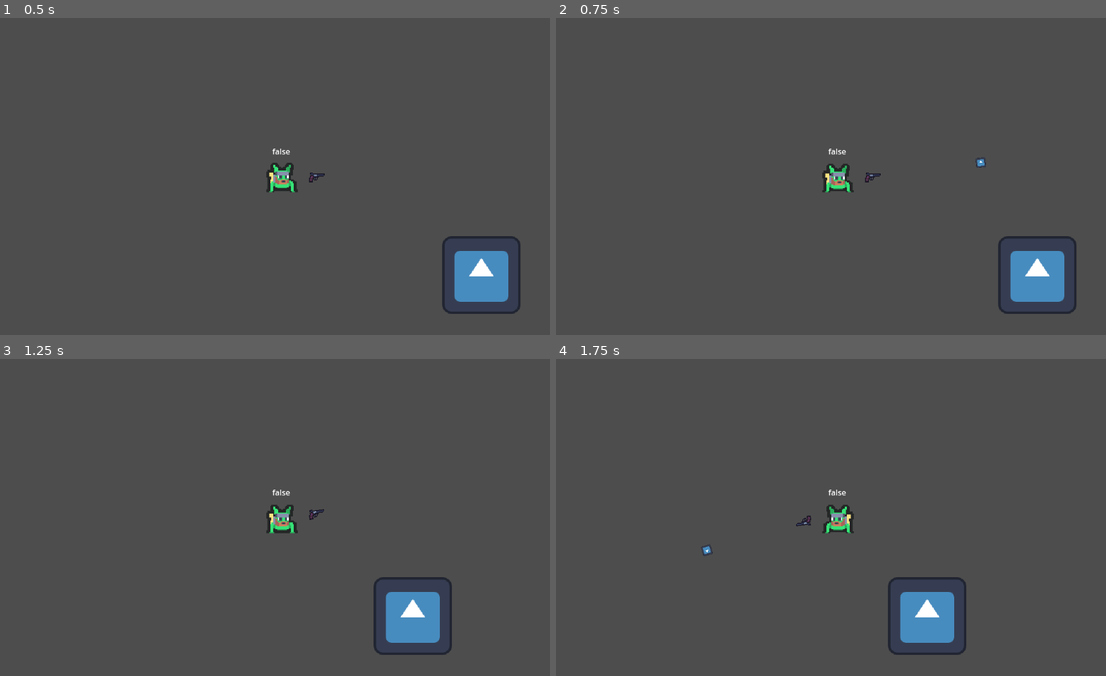
Above: before the commit, frames 1-4 (two rows, left to right).
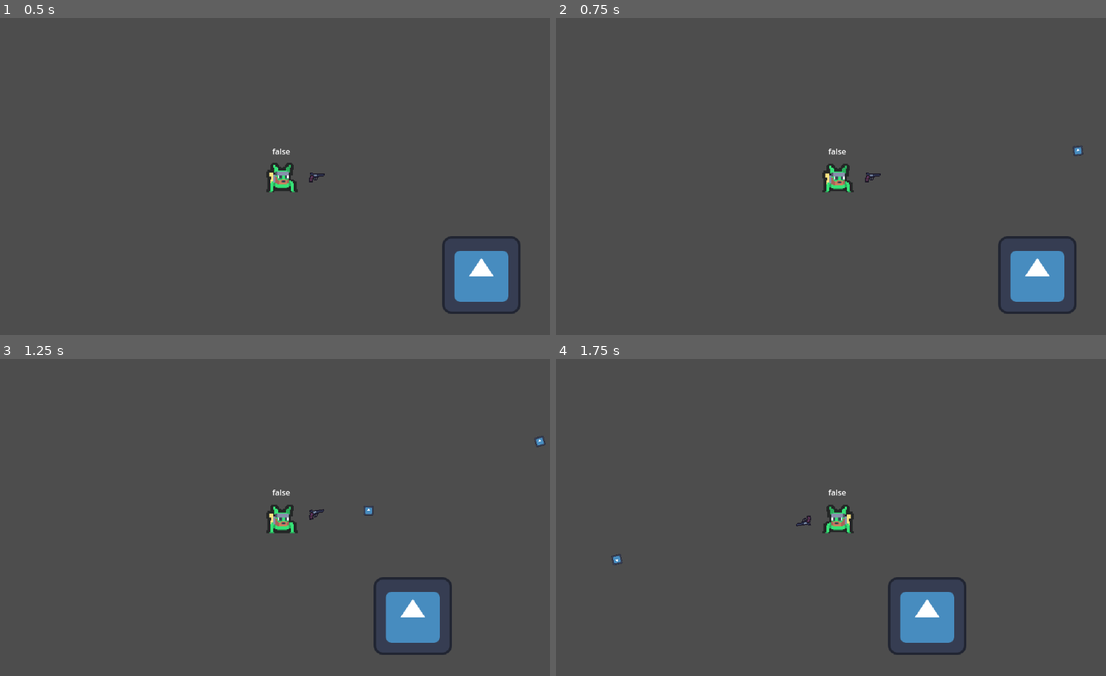
Above: after the commit, the same moments.

Repository: naixsu/CROCPNG
Game: Godot game, scene res://Scenes/Testing/TestBulletHell.tscn
The game is run twice, just before and just after one commit, with the same random seed, the same clock (stepped at 60 frames per second) and the same inputs. This scene is started directly instead of the project's main scene. The engine's default icon, where the game draws it, is replaced by a stand-in: a white triangle on a blue panel in a dark square.
Inputs (mouse positions are in pixels of both pictures, inside the frame that each line leads up to):
- Up to frame 1 (0.5 s): no input
- Up to frame 2 (0.75 s): tap Enter (ui_accept) at 0.5 s; move the mouse to (963, 160) at 0.52 s; press the mouse at (963, 160) at 0.53 s; hold D (Right) from 0.53 s (still down)
- Up to frame 3 (1.25 s): keep holding D (Right); tap Enter (ui_accept) at 0.77 s; right-click (407, 501) at 0.8 s
- Up to frame 4 (1.75 s): keep holding D (Right); move the mouse to (726, 533) at 1.27 s; release the mouse at (726, 533) at 1.28 s; right-click (726, 533) at 1.35 s; tap Enter (ui_accept) at 1.52 s; click (726, 533) at 1.55 s

Frame 1 is identical in both runs. In frame 2, less than 0.1% of the frame differs, in the area x 76-96%, y 40-48%; in frame 3, less than 0.1%, in the area x 66-100%, y 24-50%; in frame 4, less than 0.1%.
Error before the commit: Attempt to call function 'connect' in base 'null instance' on a null instance. (res://Scripts/Player/Player.gd:57)
Error after the commit: Attempt to call function 'connect' in base 'null instance' on a null instance. (res://Scripts/Player/Player.gd:58)

Commit message:
finished gun changing, added autofire, changeable bullet speed and damage

Diff:
--- a/Scenes/Player/Player.tscn
+++ b/Scenes/Player/Player.tscn
@@ -169,6 +169,10 @@
 properties/7/spawn = true
 properties/7/sync = true
 properties/7/watch = false
+properties/8/path = NodePath(".:weapon_held_down")
+properties/8/spawn = true
+properties/8/sync = true
+properties/8/watch = false
 
 [node name="Player" type="CharacterBody2D" groups=["Player"]]
 collision_mask = 4
--- a/Scenes/Player/WeaponData.json
+++ b/Scenes/Player/WeaponData.json
@@ -2,11 +2,11 @@
 	{
 		"name": "Pistol",
 		"texture": "res://Assets/Weapons/pistol_equipped.png",
-		"damage": 10,
+		"damage": 1000,
 		"wait_time": 0.2,
 		"multishot": 1,
 		"deviation_angle": 8,
-		"bullet_speed": 1000,
+		"bullet_speed": 2000,
 	},
 	{
 		"name": "Rifle",
--- a/Scripts/Enemies/EnemyA/EnemyA.gd
+++ b/Scripts/Enemies/EnemyA/EnemyA.gd
@@ -27,8 +27,8 @@
 func _on_animated_sprite_2d_animation_finished():
 	queue_free()
 
-func handle_hit():
-	health -= 20
+func handle_hit(dmg):
+	health -= dmg
 	print("Enemy hit", health)
 
 func handle_death():
--- a/Scripts/Player/Player.gd
+++ b/Scripts/Player/Player.gd
@@ -39,6 +39,7 @@
 var weapons: Array = []
 var weaponsData: Array = []
 @export var currentWeaponIndex = 0
+@export var weapon_held_down = false
 var currentWeapon
 
 # multiplayer syncing
@@ -116,7 +117,10 @@
 	# using signals to fire off from Weapon -> Player -> BulletManager
 	if multiplayerSynchronizer.get_multiplayer_authority() == multiplayer.get_unique_id():
 		if event.is_action_pressed("Fire"):
-			fire.rpc()
+			fire.rpc(true)
+
+		if event.is_action_released("Fire"):
+			fire.rpc(false)
 
 		if event.is_action_pressed("SwitchWeapon1"):
 #			currentWeaponIndex = 0
@@ -176,8 +180,6 @@
 	elif get_global_mouse_position().x > global_position.x:
 		anim.flip_h = false
 
-
-
 @rpc("any_peer", "call_remote")
 func spawn():
 	var e = Enemy.instantiate()
@@ -194,9 +196,17 @@
 	currentWeapon.get_node("FireCooldown").wait_time = weaponsData[currentWeaponIndex].wait_time
 
 
+#	BulletCB.change_stats()
+
+
 
 @rpc("any_peer", "call_local")
-func fire():
+func fire(held_down):
+	if held_down:
+		weapon_held_down = true
+	elif !held_down:
+		weapon_held_down = false
+
 #	if fireCooldown.is_stopped():
 #		print("Fire")
 #		var b = BulletCB.instantiate()
@@ -205,25 +215,28 @@
 ###		Add bullet to the tree
 #		get_tree().root.add_child(b)
 #		fireCooldown.start()
-	if currentWeapon.get_node("FireCooldown").is_stopped():
-		print("{0} Fire!".format({
-			"0": str(currentWeapon.name)
-		}))
-#		var b = BulletCB.instantiate()
-#		b.global_position = currentWeapon.get_node("BulletSpawn").global_position
-
-		#Calculate random bullet spread	and multishot
-		var multishot = weaponsData[currentWeaponIndex].multishot
-		var deviation_angle = weaponsData[currentWeaponIndex].deviation_angle
-		for i in range(multishot):
-			var b = BulletCB.instantiate()
-			b.global_position = currentWeapon.get_node("BulletSpawn").global_position
-
-			var bullet_rotation = weaponsManager.rotation_degrees + randi_range(-deviation_angle, deviation_angle)
-			b.rotation_degrees = bullet_rotation
-
-			get_tree().root.add_child(b)
-		currentWeapon.get_node("FireCooldown").start()
+	while weapon_held_down:
+		if currentWeapon.get_node("FireCooldown").is_stopped():
+			print("{0} Fire!".format({
+				"0": str(currentWeapon.name)
+			}))
+	#		var b = BulletCB.instantiate()
+	#		b.global_position = currentWeapon.get_node("BulletSpawn").global_position
+
+			#Calculate random bullet spread	and multishot
+			var multishot = weaponsData[currentWeaponIndex].multishot
+			var deviation_angle = weaponsData[currentWeaponIndex].deviation_angle
+			for i in range(multishot):
+				var b = BulletCB.instantiate()
+				b.global_position = currentWeapon.get_node("BulletSpawn").global_position
+				b.change_stats(weaponsData[currentWeaponIndex].bullet_speed, weaponsData[currentWeaponIndex].damage)
+				var bullet_rotation = weaponsManager.rotation_degrees + randi_range(-deviation_angle, deviation_angle)
+				b.rotation_degrees = bullet_rotation
+
+				get_tree().root.add_child(b)
+			currentWeapon.get_node("FireCooldown").start()
+
+		await get_tree().create_timer(0.2).timeout
 	pass
 
 
--- a/Scripts/Testing/NaixTestScripts/BulletCB.gd
+++ b/Scripts/Testing/NaixTestScripts/BulletCB.gd
@@ -1,6 +1,7 @@
 extends CharacterBody2D
 
 @export var speed = 1000
+@export var damage = 20
 
 # Get the gravity from the project settings to be synced with RigidBody nodes.
 #var gravity = ProjectSettings.get_setting("physics/2d/default_gravity")
@@ -10,6 +11,9 @@
 func _ready():
 	direction = Vector2(1, 0).rotated(rotation)
 
+func change_stats(new_speed, new_damage):
+	speed = new_speed
+	damage = new_damage
 
 func _physics_process(delta):
 	# Add the gravity.
@@ -42,7 +46,7 @@
 			print("I'm on mask ", collisionMask)
 			if collider.is_in_group("Enemy"):
 				print("Collided with enemy ", collider)
-				collider.handle_hit()
+				collider.handle_hit(damage)
 				queue_free()
 			if collider.is_in_group("Player"):
 				print("Collided with player. Ignoring ", collider)
